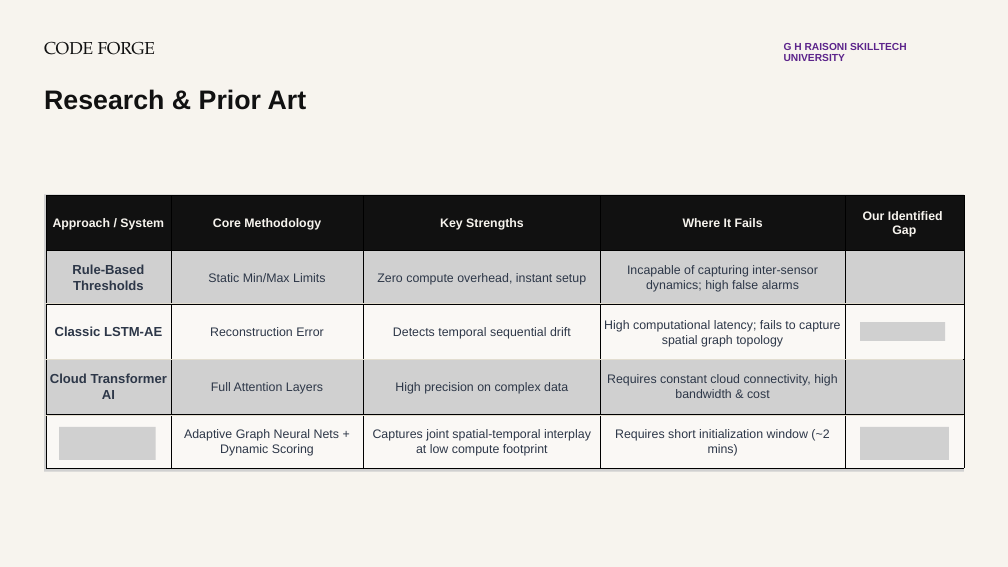
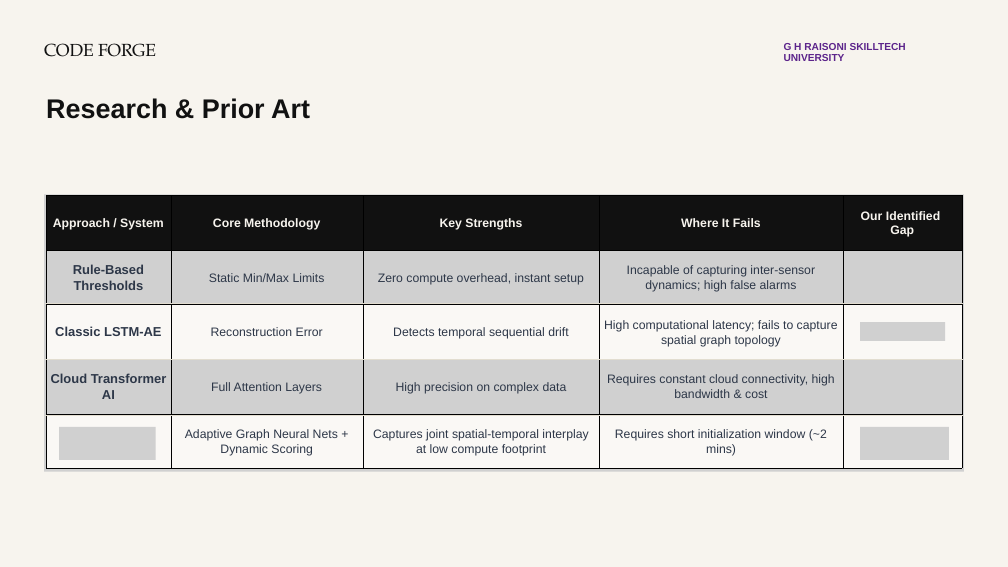
Before and after one commit to tushartiple24/CF26-S03-Smasherz, a slide deck: slide 4 of Smasherz_CF26_S03_Presentation.pptx. Drawn at 1008x567 pixels with LibreOffice and Linux fonts; fonts in the diff are those of the drawing; grey boxes stand for pictures; background and template pictures are left out. Boxes give left, top, right and bottom in pixels: in the first picture for what was removed or moved away, otherwise in the second. Text is boxed around its words. In the diff, an @@ line names an element or a change of style, - is before the commit and + after.

```diff
--- a/Smasherz_CF26_S03_Presentation.pptx
+++ b/Smasherz_CF26_S03_Presentation.pptx
@@ text "CODE FORGE" at <box>44,43,156,57</box>: size 24.8 to 25 pt @@
@@ text "G H RAISONI SKILLTECH UNIVERSITY" at <box>784,43,906,61</box>: size 14.6 to 14.5 pt @@
@@ text "Research & Prior Art": place and size @@
-text "Research & Prior Art" at <box>44,89,307,110</box>
+text "Research & Prior Art" at <box>46,98,310,119</box>
@@ text "Research & Prior Art" at <box>46,98,310,119</box>: size 38.2 to 38.5 pt @@
@@ table at <box>46,196,962,469</box> @@
@@ size 17.6 to 17.5 pt in "Approach / System", "Core Methodology", "Key Strengths", "Where It Fails" and 2 more places @@
@@ size 18.7 to 18.5 pt in "Rule-Based Thresholds", "Classic LSTM-AE", "Cloud Transformer AI" @@
@@ size 17.7 to 17.5 pt in "Static Min/Max Limits", "Zero compute overhead, instant setup", "Incapable of capturing inter-sensor dynamics; high false ...", "Reconstruction Error" and 8 more places @@
```
Also in this commit, not shown: 9 other slides changed, 13 other files.
